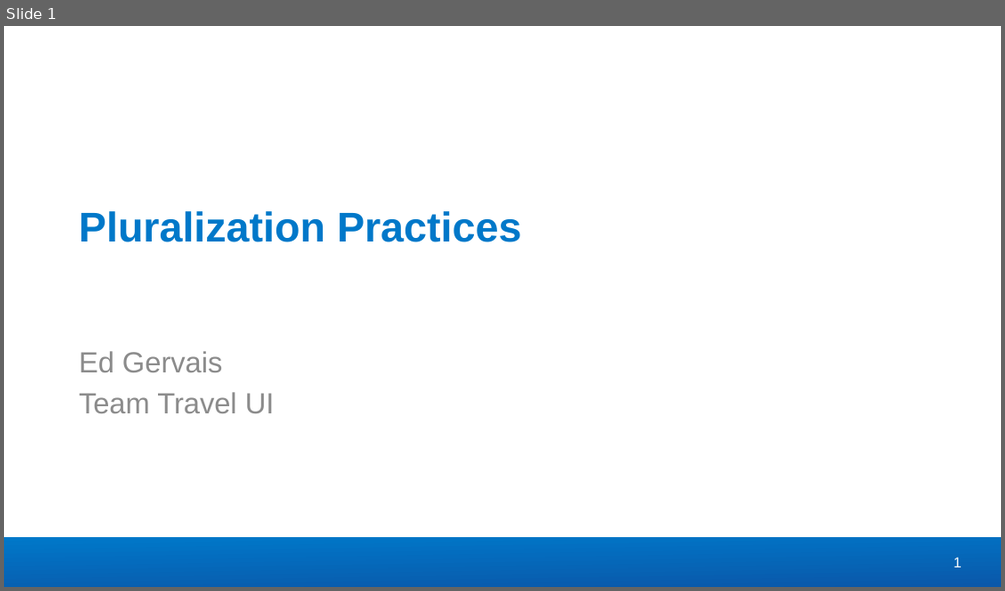
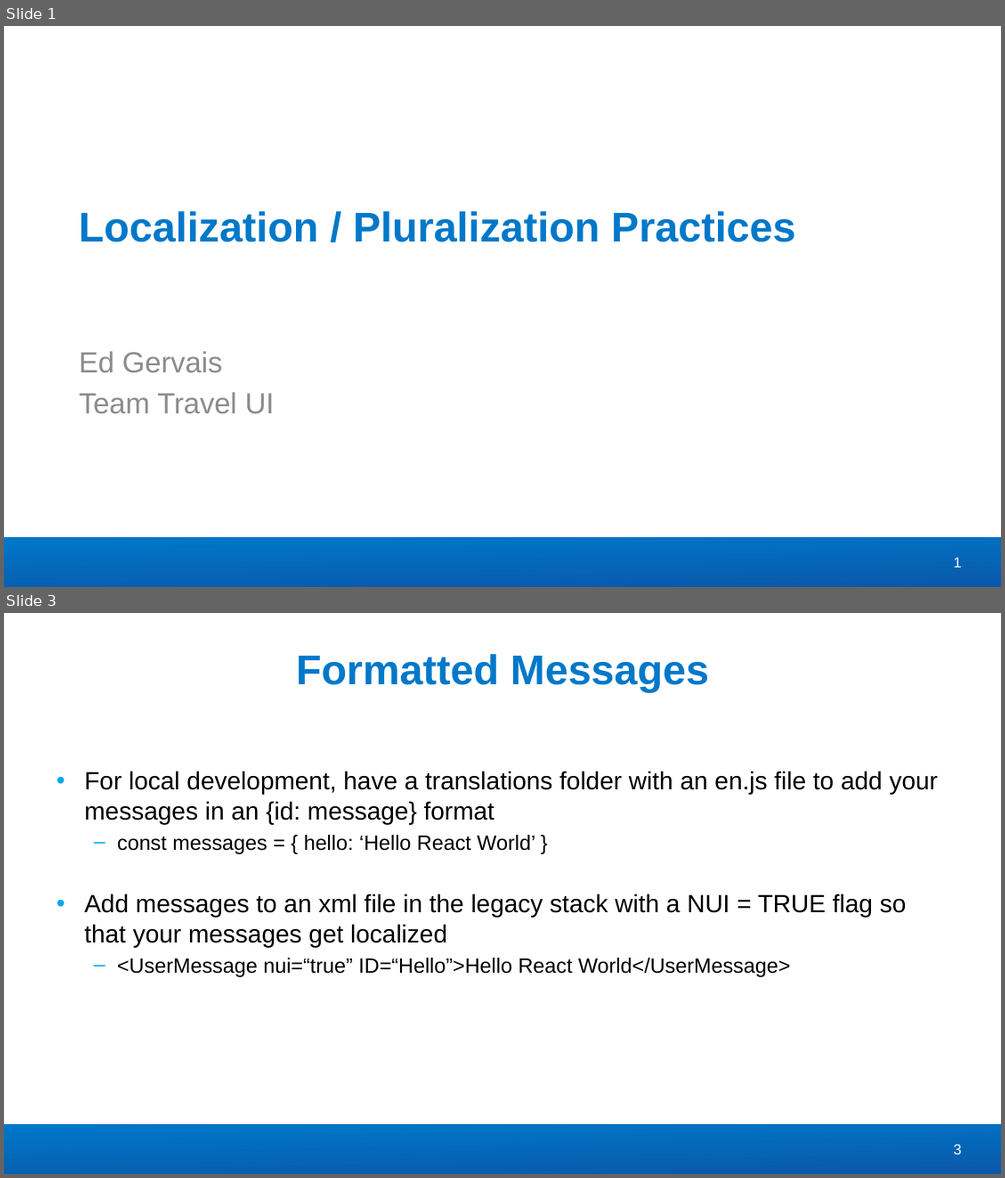
Before and after one commit to concur/react-concur, a slide deck: pluralization-localization/pluralization-practices.pptx. Shown one above the other, each under a label of ours: slide 1 before the commit, slides 1 and 3 after it; the slides between them are not shown. The pictures are 1005x591 and 1005x1178 pixels, drawn with LibreOffice and Linux fonts; fonts in the diff are those of the drawing; background and template pictures are left out. Boxes give left, top, right and bottom in pixels: in the first picture for what was removed or moved away, otherwise in the second. Text is boxed around its words. In the diff, an @@ line names an element or a change of style, - is before the commit and + after.

Commit message:
added slides for localization

```diff
--- a/pluralization-localization/pluralization-practices.pptx
+++ b/pluralization-localization/pluralization-practices.pptx
@@ slide 3 added at (x1=4, y1=613, x2=1001, y2=1174), background #FFFFFF; not listed: 2 template elements that a slide beside it also shows @@
@@ title added at (x1=296, y1=654, x2=709, y2=692), 40 pt, text #0078C9, bold @@
+Formatted Messages
@@ text added at (x1=84, y1=771, x2=938, y2=977), 24 pt, text #000000 @@
+• For local development, have a translations folder with an en.js file to add your messages in an {id: message} format
+  – const messages = { hello: ‘Hello React World’ }
+• Add messages to an xml file in the legacy stack with a NUI = TRUE flag so that your messages get localized
+  – <UserMessage nui=“true” ID=“Hello”>Hello React World</UserMessage>
@@ slide 1 changed as well @@
@@ title at (x1=79, y1=211, x2=795, y2=242): text changed @@
-Pluralization Practices
+Localization / Pluralization Practices
```
Also in this commit, not shown: 2 other slides changed, 1 other slide added.
